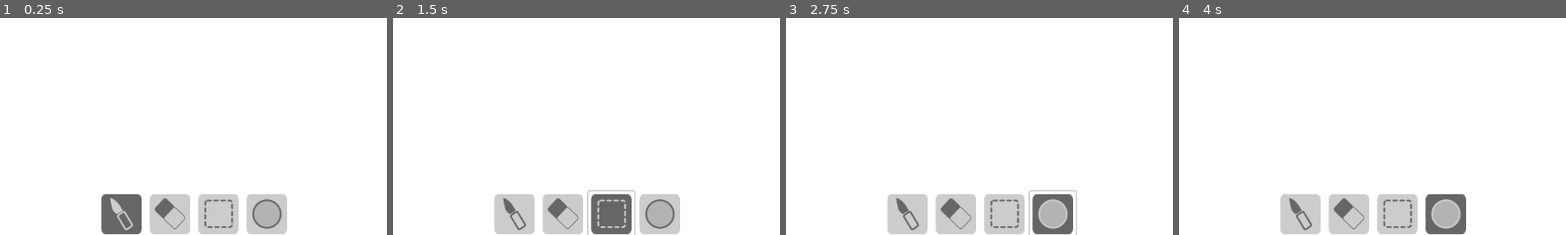
Above: before the commit, frames 1-4 (left to right).
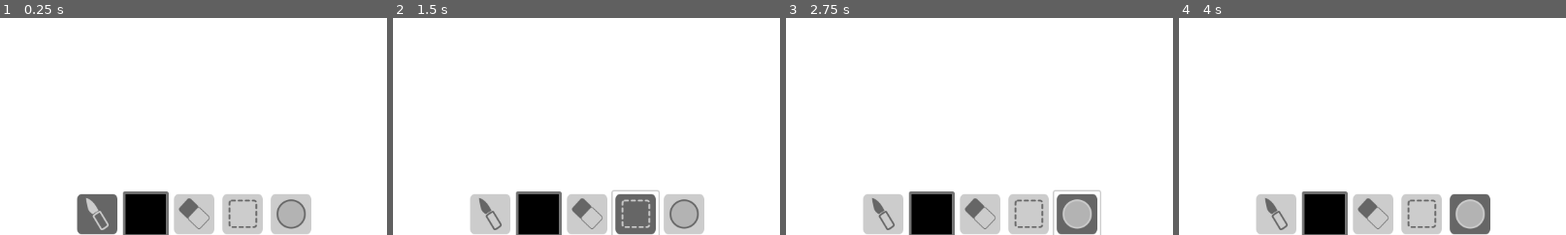
Above: after the commit, the same moments.

Repository: CadeL4D/AnimationMaker
Game: Godot game, scene res://Scenes/drawing_space.tscn
The game is run twice, just before and just after one commit, with the same random seed, the same clock (stepped at 60 frames per second) and the same inputs.
Inputs (mouse positions are % of the whole screen's width and height, from its top left; square brackets give the same spot before the commit, where the layout moved):
- Up to frame 1 (0.25 s): no input
- Up to frame 2 (1.5 s): click (38, 95) [41, 95] at 0.5 s; click (56, 95) [53, 95] at 1.25 s
- Up to frame 3 (2.75 s): click (63, 95) [59, 95] at 2 s
- Up to frame 4 (4 s): click "Play" at 2.75 s; click "Play" at 3.5 s
The pictures show only the part of the screen within x 25-75%, y 50-100%; the shares and areas given below are measured in that part.

The runs differ from the first frame. In frame 1, 8.1% of the frame differs, in the area x 19-81%, y 79-100%; in frame 2, 9.1%; in frame 3, 8.5%; in frame 4, 8.5%.

Commit message:
New Color Added

Diff:
--- a/Scenes/drawing_space.tscn
+++ b/Scenes/drawing_space.tscn
@@ -13,6 +13,10 @@
 
 [node name="Export Buttons" parent="." instance=ExtResource("2_2yglc")]
 layout_mode = 1
+offset_right = -1102.0
+offset_bottom = -543.0
 
-[node name="Control" parent="." instance=ExtResource("3_w032l")]
+[node name="tool_selection" parent="." instance=ExtResource("3_w032l")]
 layout_mode = 1
+
+[connection signal="pressedButton" from="tool_selection" to="." method="_on_tool_selection_pressed_button"]
--- /dev/null
+++ b/Scenes/testing_scene.tscn
@@ -0,0 +1,9 @@
+[gd_scene format=3 uid="uid://lvo3qblf5ibw"]
+
+[node name="testing scene" type="Control"]
+layout_mode = 3
+anchors_preset = 15
+anchor_right = 1.0
+anchor_bottom = 1.0
+grow_horizontal = 2
+grow_vertical = 2
--- a/Scenes/tool_selection.tscn
+++ b/Scenes/tool_selection.tscn
@@ -11,46 +11,63 @@
 [ext_resource type="Texture2D" uid="uid://cerate5dt6pmx" path="res://Assets/ShapeChecked.png" id="9_xibdd"]
 [ext_resource type="Texture2D" uid="uid://wc57wgpt6ecd" path="res://Assets/ShapeUnchecked.png" id="10_eswl2"]
 
-[node name="Control" type="HBoxContainer"]
+[node name="tool_selection" type="Control"]
+layout_mode = 3
 anchors_preset = 7
 anchor_left = 0.5
 anchor_top = 1.0
 anchor_right = 0.5
 anchor_bottom = 1.0
-offset_left = -142.0
+offset_left = -178.0
 offset_top = -68.0
-offset_right = 142.0
+offset_right = 178.0
 grow_horizontal = 2
 grow_vertical = 0
-alignment = 1
 script = ExtResource("1_p2p86")
 
-[node name="paintBrush" type="CheckBox" parent="."]
+[node name="HBoxContainer" type="HBoxContainer" parent="."]
+layout_mode = 1
+anchors_preset = 7
+anchor_left = 0.5
+anchor_top = 1.0
+anchor_right = 0.5
+anchor_bottom = 1.0
+offset_left = -178.0
+offset_top = -68.0
+offset_right = 178.0
+grow_horizontal = 2
+grow_vertical = 0
+
+[node name="paintBrush" type="CheckBox" parent="HBoxContainer"]
 layout_mode = 2
 theme_override_icons/radio_checked = ExtResource("2_mpq5w")
 theme_override_icons/radio_unchecked = ExtResource("3_ygjbv")
 button_pressed = true
 button_group = ExtResource("2_jons3")
 
-[node name="eraser" type="CheckBox" parent="."]
+[node name="ColorPickerButton" type="ColorPickerButton" parent="HBoxContainer"]
+custom_minimum_size = Vector2(68, 68)
+layout_mode = 2
+
+[node name="eraser" type="CheckBox" parent="HBoxContainer"]
 layout_mode = 2
 theme_override_icons/radio_checked = ExtResource("5_kxc3h")
 theme_override_icons/radio_unchecked = ExtResource("6_afilk")
 button_group = ExtResource("2_jons3")
 
-[node name="selectionTool" type="CheckBox" parent="."]
+[node name="selectionTool" type="CheckBox" parent="HBoxContainer"]
 layout_mode = 2
 theme_override_icons/radio_checked = ExtResource("7_nwdoe")
 theme_override_icons/radio_unchecked = ExtResource("8_rvamg")
 button_group = ExtResource("2_jons3")
 
-[node name="shapeTool" type="CheckBox" parent="."]
+[node name="shapeTool" type="CheckBox" parent="HBoxContainer"]
 layout_mode = 2
 theme_override_icons/radio_checked = ExtResource("9_xibdd")
 theme_override_icons/radio_unchecked = ExtResource("10_eswl2")
 button_group = ExtResource("2_jons3")
 
-[connection signal="pressed" from="paintBrush" to="." method="_on_pressed" binds= ["brush"]]
-[connection signal="pressed" from="eraser" to="." method="_on_pressed" binds= ["eraser"]]
-[connection signal="pressed" from="selectionTool" to="." method="_on_pressed" binds= ["selection"]]
-[connection signal="pressed" from="shapeTool" to="." method="_on_pressed" binds= ["shape"]]
+[connection signal="pressed" from="HBoxContainer/paintBrush" to="." method="_on_pressed" binds= ["paint"]]
+[connection signal="pressed" from="HBoxContainer/eraser" to="." method="_on_pressed" binds= ["eraser"]]
+[connection signal="pressed" from="HBoxContainer/selectionTool" to="." method="_on_pressed" binds= ["selection"]]
+[connection signal="pressed" from="HBoxContainer/shapeTool" to="." method="_on_pressed" binds= ["shape"]]
--- a/Scripts/drawing_space.gd
+++ b/Scripts/drawing_space.gd
@@ -32,7 +32,7 @@
 func addingNewLine(flip = 0):
 		UUID += flip
 		lineList[UUID] = [Line2D.new()]
-		lineList[UUID][0].default_color = Color("black")
+		lineList[UUID][0].default_color = $tool_selection/HBoxContainer/ColorPickerButton.color
 		lineList[UUID][0].antialiased = true
 		lineList[UUID][0].begin_cap_mode = 2
 		lineList[UUID][0].joint_mode = 2
@@ -44,3 +44,7 @@
 func undo():
 	lineList[lineList.keys()[-2]][0].clear_points()
 	lineList.erase(lineList.keys()[-2])
+
+
+func _on_tool_selection_pressed_button(extra_arg_0) -> void:
+	print(extra_arg_0)
--- a/Scripts/tool_selection.gd
+++ b/Scripts/tool_selection.gd
@@ -1,4 +1,4 @@
-extends HBoxContainer
+extends Control
 
 signal pressedButton
 
